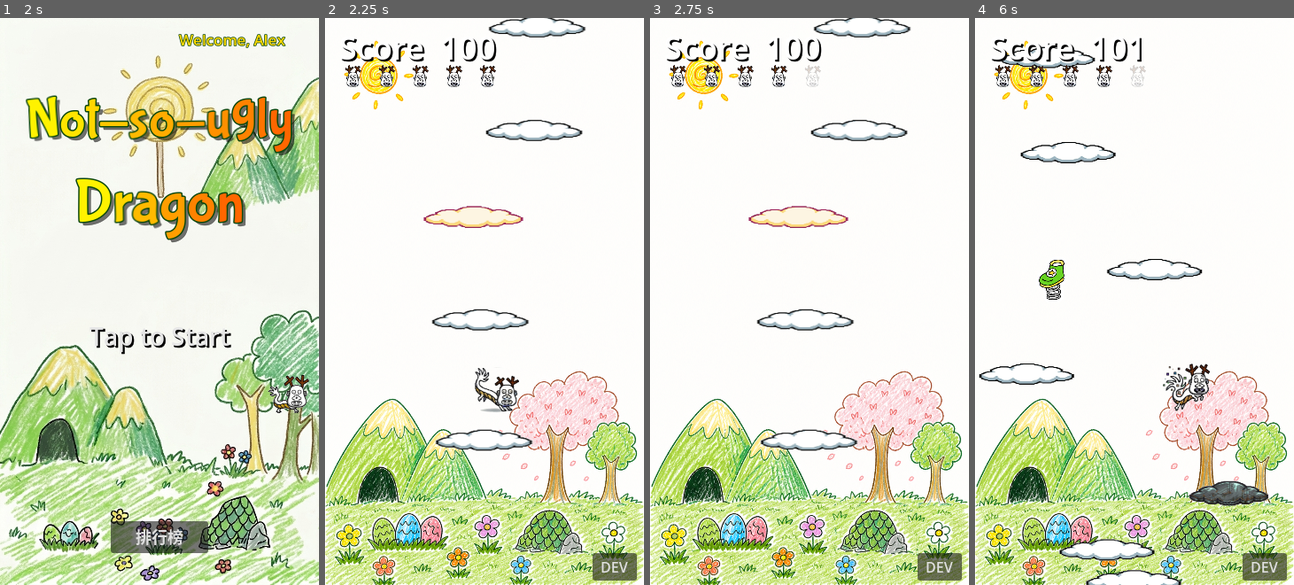
Above: before the commit, frames 1-4 (left to right).
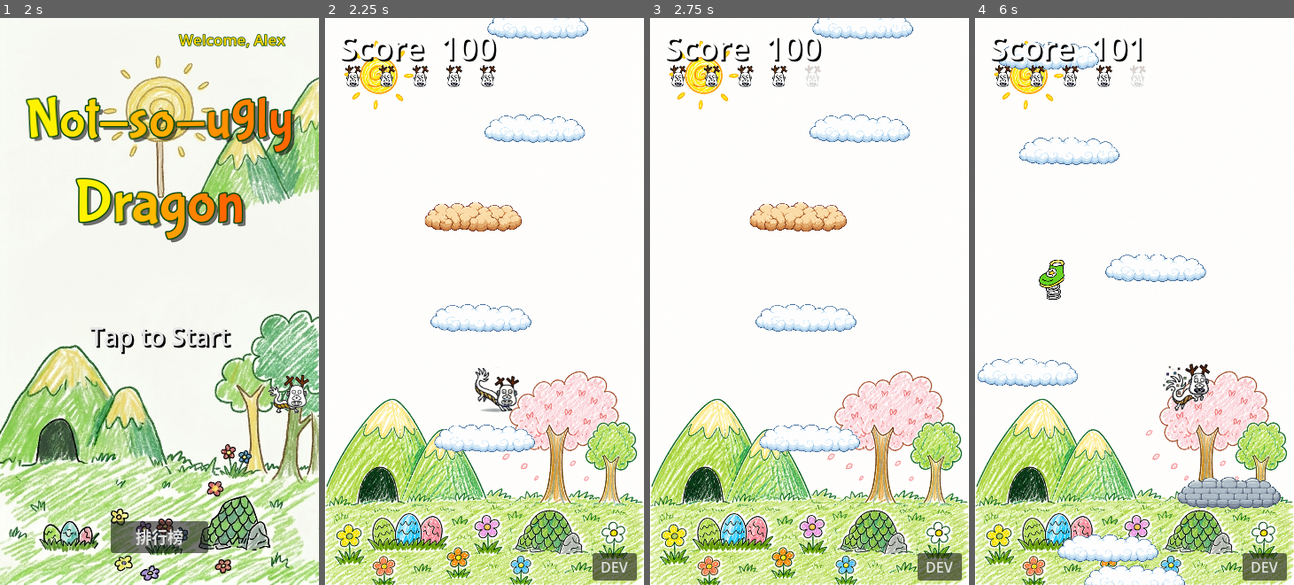
Above: after the commit, the same moments.

Repository: leo70623/Dragon_jump
Game: Godot game, scene res://start_screen.tscn
Two runs of this game, one before a commit and one after it. Both use one fixed random seed, a clock stepped at 60 frames per second and the inputs below.
Inputs (mouse positions are in pixels of both pictures, inside the frame that each line leads up to):
- Up to frame 1 (2 s): click (159, 301) at 0.52 s; type "Alex" at 0.6 s; click "OK" at 1.25 s
- Up to frame 2 (2.25 s): tap Enter at 2 s; move the mouse to (554, 273) at 2.02 s; hold Right (ui_right) from 2.03 s (still down); click (554, 273) at 2.17 s
- Up to frame 3 (2.75 s): keep holding Right (ui_right)
- Up to frame 4 (6 s): release Right (ui_right) at 2.75 s; drag from (1070, 329) to (1134, 437) at 2.77 s; move the mouse to (1166, 176) at 3.52 s; hold Left (ui_left) 3.53-4.25 s; drag from (1118, 414) to (1185, 131) at 4.27 s; click (1134, 301) at 5 s; move the mouse to (1230, 386) at 5.77 s; hold Right (ui_right) from 5.78 s (still down)

Frame 1 is identical in both runs. In frame 2, 3.7% of the frame differs, in the area x 30-83%, y 0-77%; in frame 3, 3.7%; in frame 4, 5.0%, in the area x 0-96%, y 4-100%.

Commit message:
feat: replace all cloud sprites with new spritesheets

Diff:
--- a/platform.gd
+++ b/platform.gd
@@ -9,17 +9,12 @@
 const BRICK_W := 110.0
 const BRICK_H := 60.0
 
-const _TEX_CLOUD_01: Texture2D = preload("res://assets/platforms/cloud_01.png")
-const _TEX_CLOUD_02: Texture2D = preload("res://assets/platforms/cloud_02.png")
-const _TEX_CLOUD_03: Texture2D = preload("res://assets/platforms/cloud_03.png")
-const _TEX_BROWN_01: Texture2D = preload("res://assets/platforms/brown_cloud_01.png")
-const _TEX_BROWN_02: Texture2D = preload("res://assets/platforms/brown_cloud_02.png")
-const _TEX_BROWN_03: Texture2D = preload("res://assets/platforms/brown_cloud_03.png")
-const _TEX_CRUMBLE_01: Texture2D = preload("res://assets/platforms/cloud_crumbling_01.png")
-const _TEX_CRUMBLE_02: Texture2D = preload("res://assets/platforms/cloud_crumbling_02.png")
+const _TEX_NORMAL_IDLE: Texture2D = preload("res://assets/platforms/cloud_normal_idle.png")
+const _TEX_BROWN_IDLE: Texture2D = preload("res://assets/platforms/cloud_brown_idle.png")
+const _TEX_BROWN_CRUMBLE: Texture2D = preload("res://assets/platforms/cloud_brown_crumbling.png")
+const _TEX_BRICK_IDLE: Texture2D = preload("res://assets/platforms/cloud_brick_idle.png")
 const _TEX_DARK_IDLE: Texture2D = preload("res://assets/platforms/dark_cloud_idle.png")
 const _TEX_DARK_HIT: Texture2D = preload("res://assets/platforms/dark_cloud_hit.png")
-const _TEX_METAL: Texture2D = preload("res://assets/platforms/metal_cloud.png")
 
 var platform_type: Type = Type.NORMAL
 var speed: float = 0.0
@@ -65,23 +60,15 @@
 			_area.body_entered.connect(_on_area_body_entered)
 			_anim.play("dark")
 		Type.BRICK:
-			_anim.visible = false
-			_sprite.visible = true
+			_sprite.visible = false
 			_area.monitoring = false
 			_area.collision_mask = 0
 			_col.one_way_collision = false
 			half_w = BRICK_W * 0.5
-			_sprite.texture = _TEX_METAL
-			if _sprite.texture:
-				var tex_size: Vector2 = _sprite.texture.get_size()
-				_sprite.scale = Vector2(BRICK_W / tex_size.x, BRICK_H / tex_size.y)
-			else:
-				push_error("[BRICK] metal_cloud.png failed to load at res://assets/platforms/metal_cloud.png")
+			_anim.play("metal")
 
 func _setup_sprite_frames() -> void:
-	var tex_w: float = _TEX_CLOUD_01.get_width()
-	var tex_h: float = _TEX_CLOUD_01.get_height()
-	_anim.scale = Vector2(CLOUD_W / tex_w, CLOUD_H / tex_h)
+	_anim.scale = Vector2(120.0 / 512.0, 50.0 / 256.0)
 	if platform_type == Type.DAMAGE:
 		_anim.scale = Vector2(0.125, 0.125)
 
@@ -90,22 +77,38 @@
 	frames.add_animation("normal")
 	frames.set_animation_speed("normal", 6.0)
 	frames.set_animation_loop("normal", true)
-	frames.add_frame("normal", _TEX_CLOUD_01)
-	frames.add_frame("normal", _TEX_CLOUD_02)
-	frames.add_frame("normal", _TEX_CLOUD_03)
+	for i in 3:
+		var a := AtlasTexture.new()
+		a.atlas = _TEX_NORMAL_IDLE
+		a.region = Rect2(i * 512, 0, 512, 256)
+		frames.add_frame("normal", a)
 
 	frames.add_animation("brown")
 	frames.set_animation_speed("brown", 6.0)
 	frames.set_animation_loop("brown", true)
-	frames.add_frame("brown", _TEX_BROWN_01)
-	frames.add_frame("brown", _TEX_BROWN_02)
-	frames.add_frame("brown", _TEX_BROWN_03)
+	for i in 3:
+		var a := AtlasTexture.new()
+		a.atlas = _TEX_BROWN_IDLE
+		a.region = Rect2(i * 512, 0, 512, 256)
+		frames.add_frame("brown", a)
 
 	frames.add_animation("crumble")
 	frames.set_animation_speed("crumble", 8.0)
 	frames.set_animation_loop("crumble", false)
-	frames.add_frame("crumble", _TEX_CRUMBLE_01)
-	frames.add_frame("crumble", _TEX_CRUMBLE_02)
+	for i in 3:
+		var a := AtlasTexture.new()
+		a.atlas = _TEX_BROWN_CRUMBLE
+		a.region = Rect2(i * 512, 0, 512, 256)
+		frames.add_frame("crumble", a)
+
+	frames.add_animation("metal")
+	frames.set_animation_speed("metal", 6.0)
+	frames.set_animation_loop("metal", true)
+	for i in 3:
+		var a := AtlasTexture.new()
+		a.atlas = _TEX_BRICK_IDLE
+		a.region = Rect2(i * 512, 0, 512, 256)
+		frames.add_frame("metal", a)
 
 	frames.add_animation("dark")
 	frames.set_animation_speed("dark", 6.0)
Binary file added: assets/platforms/cloud_brick_idle.png
Not shown, added: assets/platforms/cloud_brick_idle.png.import
Binary file added: assets/platforms/cloud_brown_crumbling.png
Not shown, added: assets/platforms/cloud_brown_crumbling.png.import
Binary file added: assets/platforms/cloud_brown_idle.png
Not shown, added: assets/platforms/cloud_brown_idle.png.import
Binary file added: assets/platforms/cloud_normal_idle.png
Not shown, added: assets/platforms/cloud_normal_idle.png.import
